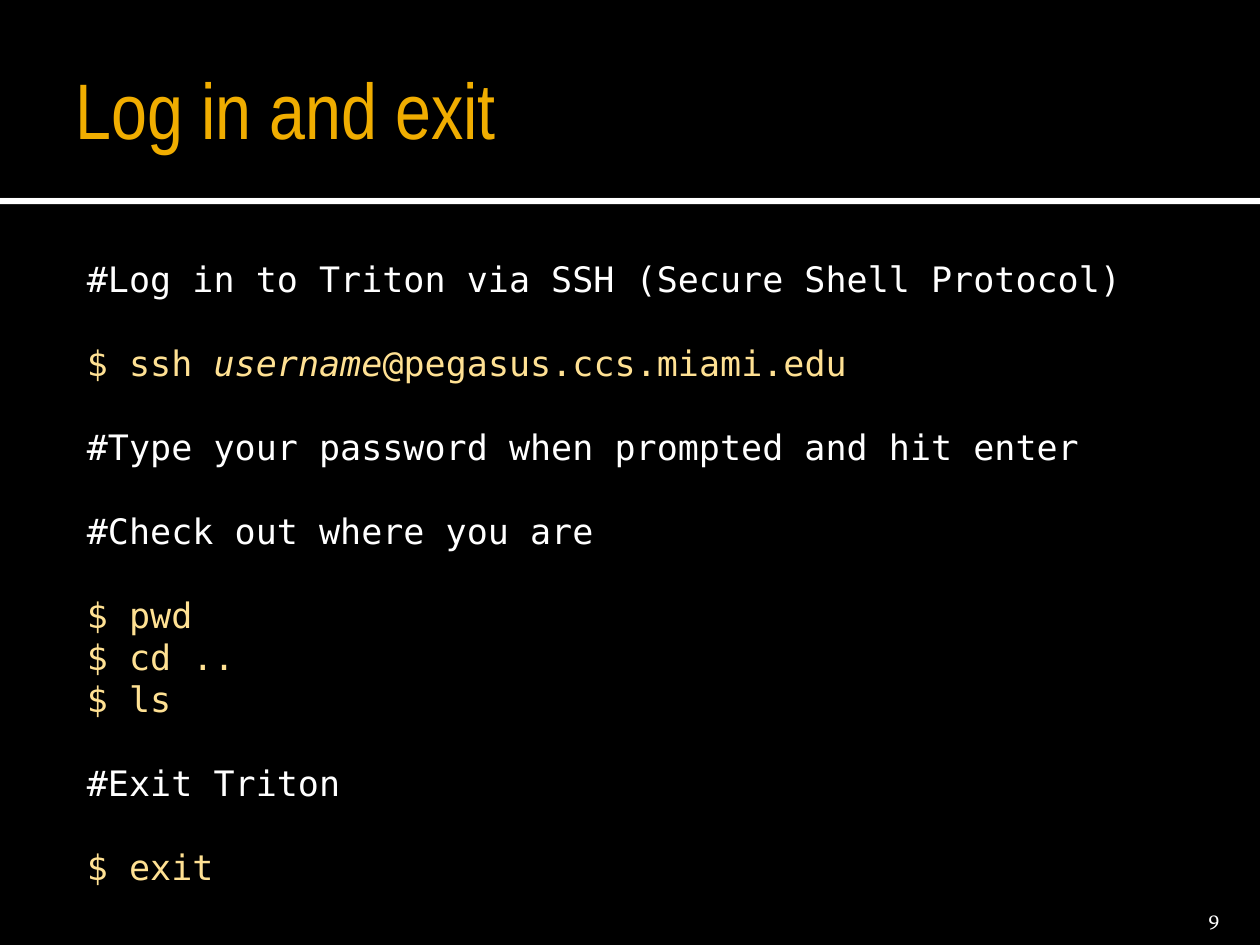
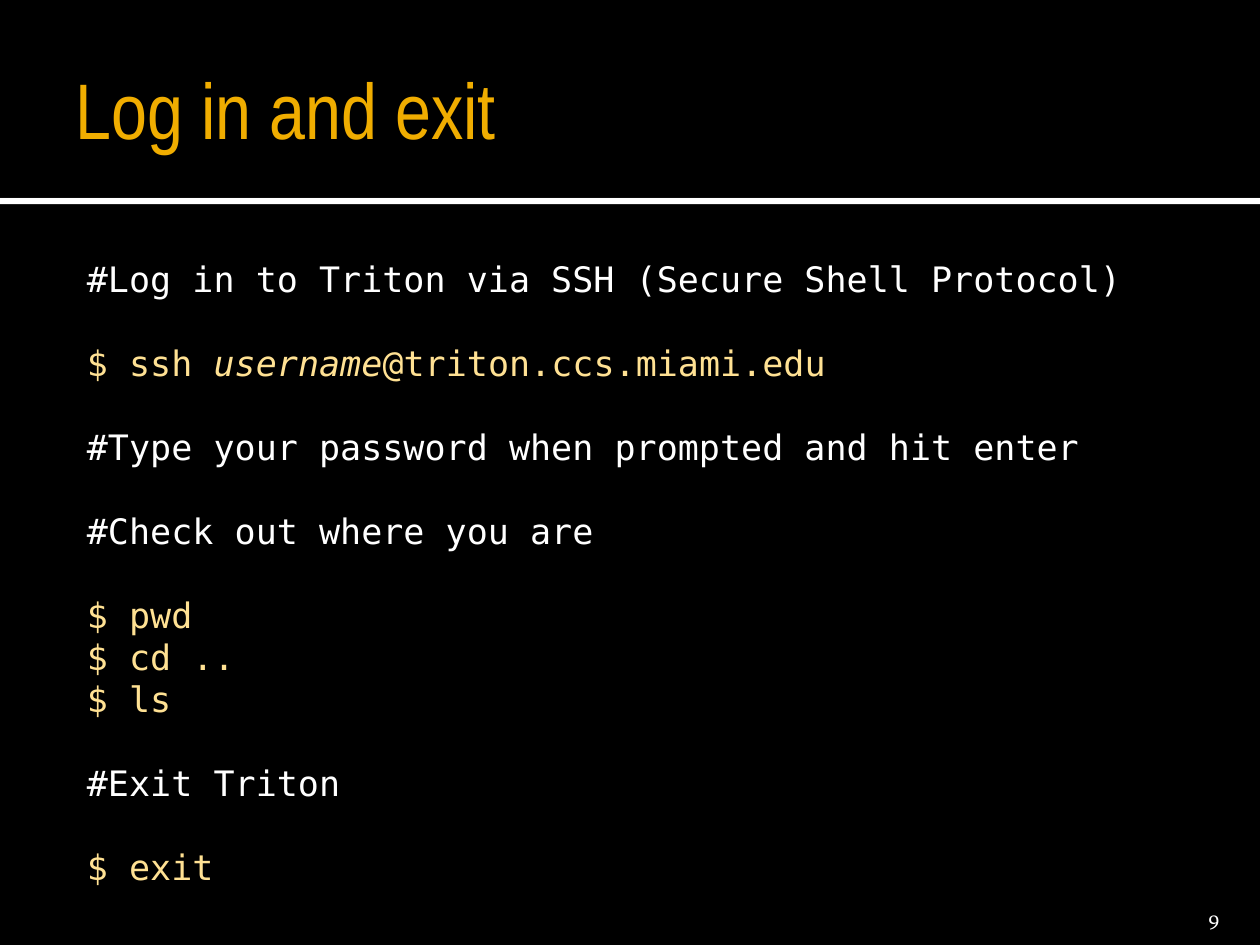
Before and after one commit to maehrlich1/Funhe_Gen, a slide deck: slide 9 of PC/Triton_intro.pptx. Drawn at 1260x945 pixels with LibreOffice and Linux fonts; fonts in the diff are those of the drawing. Boxes give left, top, right and bottom in pixels: in the first picture for what was removed or moved away, otherwise in the second. Text is boxed around its words. In the diff, an @@ line names an element or a change of style, - is before the commit and + after.

Commit message:
Change to Triton intro lecture.

```diff
--- a/PC/Triton_intro.pptx
+++ b/PC/Triton_intro.pptx
@@ text at box(129, 349, 826, 382): text changed @@
-$ ssh username@pegasus.ccs.miami.edu
+$ ssh username@triton.ccs.miami.edu
```
Also in this commit, not shown: 4 other slides changed, 1 slide added.
